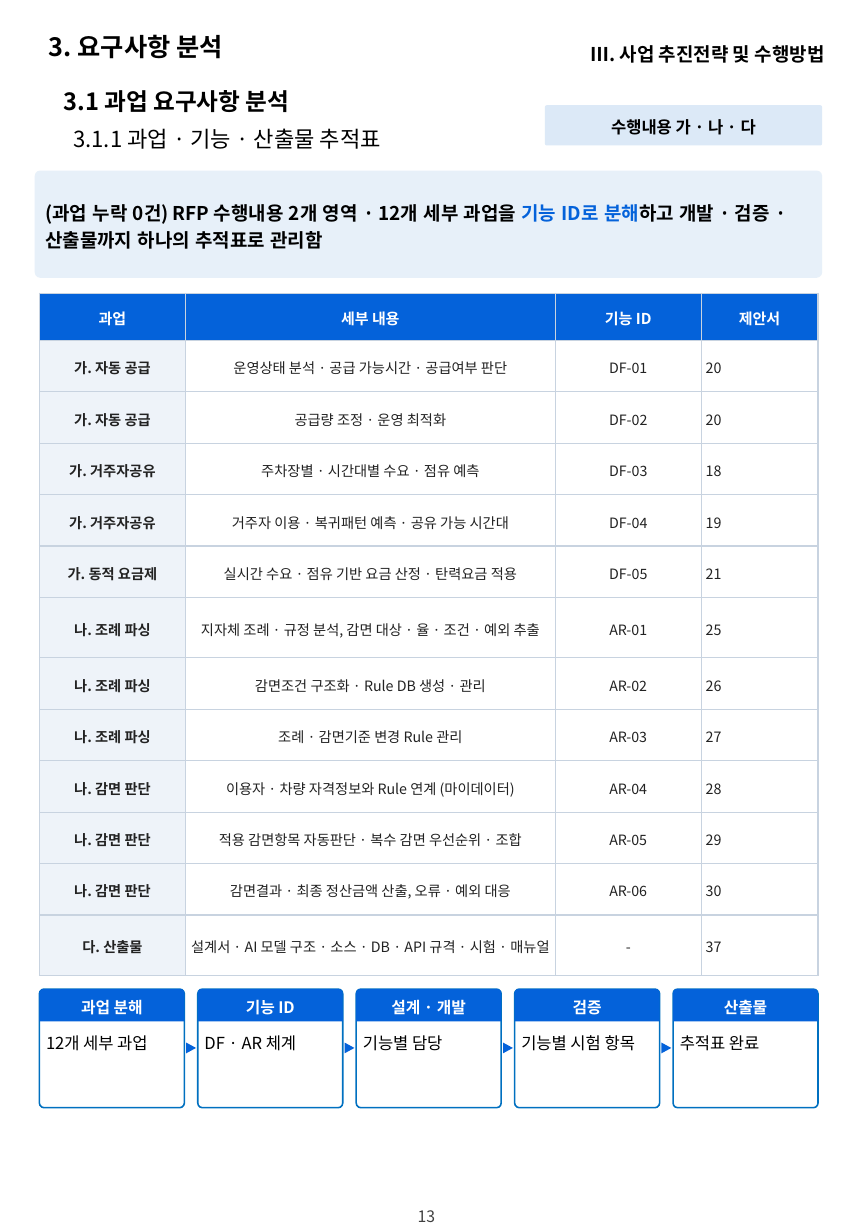
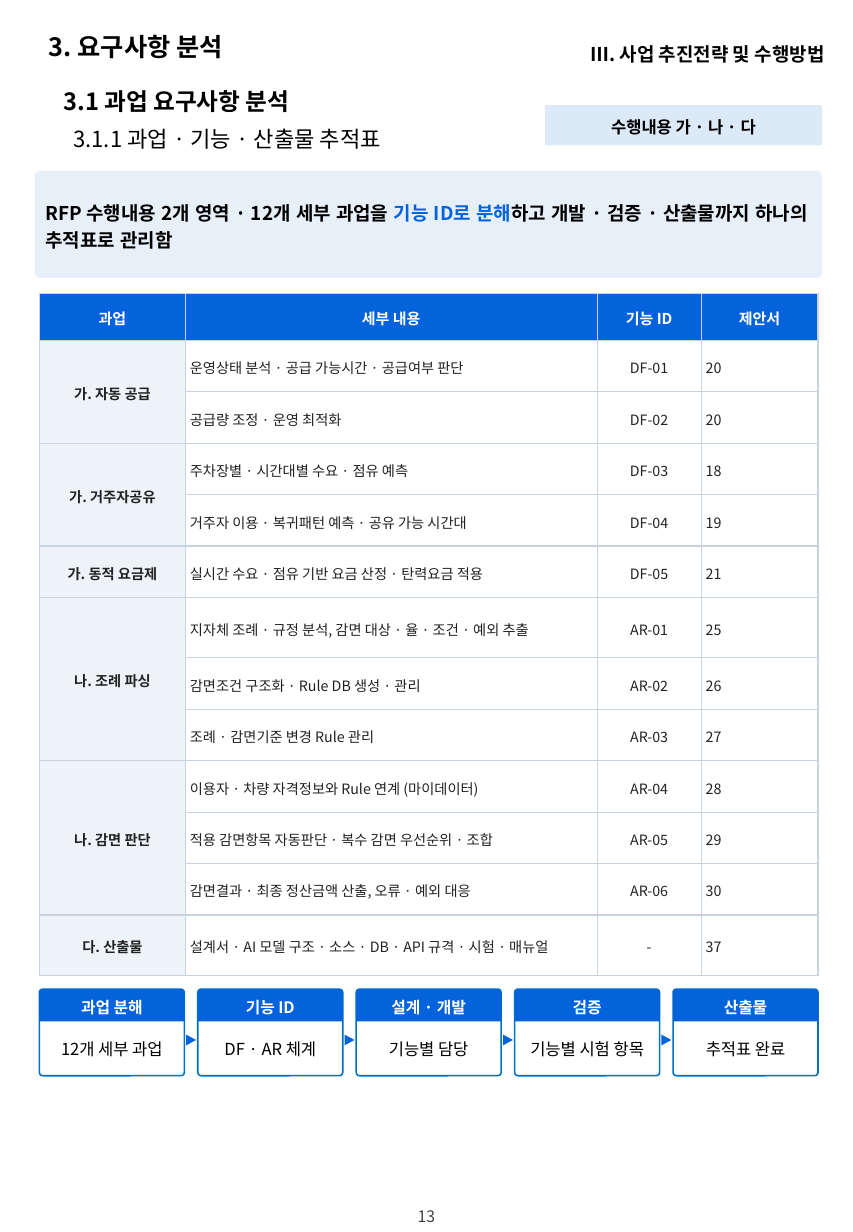
Before and after one commit to hwangsteeve-tech/hbjw, a slide deck: slide 13 of proposals/2026-11_dsit-parking-ai/dsit_proposal.pptx. Drawn at 853x1232 pixels with LibreOffice and Linux fonts; fonts in the diff are those of the drawing; background and template pictures are left out. Boxes give left, top, right and bottom in pixels: in the first picture for what was removed or moved away, otherwise in the second. Text is boxed around its words. In the diff, an @@ line names an element or a change of style, - is before the commit and + after.

```diff
--- a/proposals/2026-11_dsit-parking-ai/dsit_proposal.pptx
+++ b/proposals/2026-11_dsit-parking-ai/dsit_proposal.pptx
@@ text in rounded rectangle at box(45, 204, 807, 249): text changed @@
-(과업 누락 0건) RFP 수행내용 2개 영역 · 12개 세부 과업을 기능 ID로 분해하고 개발 · 검증 · 산출물까지 하나의 추적표로 관리함
+RFP 수행내용 2개 영역 · 12개 세부 과업을 기능 ID로 분해하고 개발 · 검증 · 산출물까지 하나의 추적표로 관리함
@@ table at box(40, 293, 819, 976) @@
-row 3, column 1: 가. 자동 공급
+row 3, column 1: 
-row 5, column 1: 가. 거주자공유
+row 5, column 1: 
-row 8, column 1: 나. 조례 파싱
+row 8, column 1: 
-row 9, column 1: 나. 조례 파싱
+row 9, column 1: 
-row 11, column 1: 나. 감면 판단
+row 11, column 1: 
-row 12, column 1: 나. 감면 판단
+row 12, column 1: 
@@ alignment centre to left @@
@@ rounded rectangle: place and size @@
-rounded rectangle at box(40, 989, 184, 1108)
+rounded rectangle at box(40, 989, 184, 1076)
@@ rounded rectangle: place and size @@
-rounded rectangle at box(198, 989, 342, 1108)
+rounded rectangle at box(198, 989, 342, 1076)
@@ rounded rectangle: place and size @@
-rounded rectangle at box(356, 989, 500, 1108)
+rounded rectangle at box(356, 989, 500, 1076)
@@ rounded rectangle: place and size @@
-rounded rectangle at box(515, 989, 660, 1108)
+rounded rectangle at box(515, 989, 660, 1076)
@@ rounded rectangle: place and size @@
-rounded rectangle at box(673, 989, 818, 1108)
+rounded rectangle at box(673, 989, 818, 1076)
@@ 4 triangles: place and size @@
-4 triangles at box(185, 1043, 671, 1053)
+4 triangles at box(185, 1035, 671, 1045)
@@ alignment left to centre in 5 elements at box(61, 1041, 162, 1057), box(224, 1041, 316, 1057), box(389, 1041, 468, 1057), box(530, 1041, 644, 1057), box(706, 1041, 785, 1057) @@
```
Also in this commit, not shown: 28 other slides changed, 3 other files.
